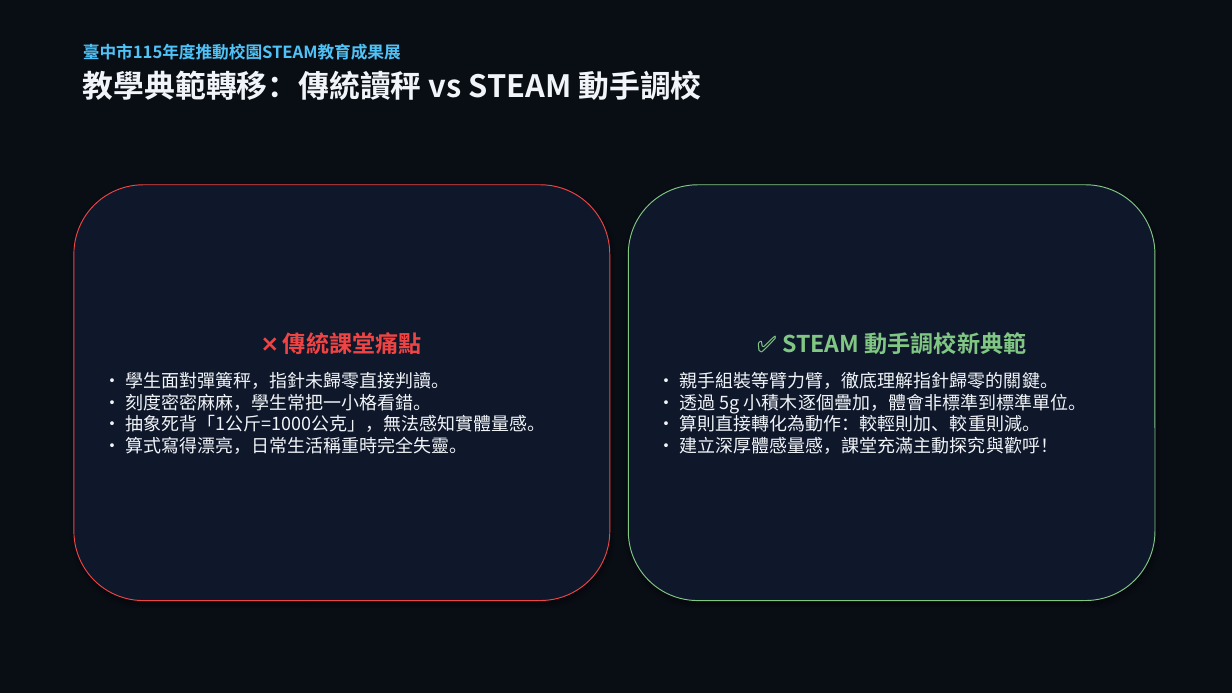
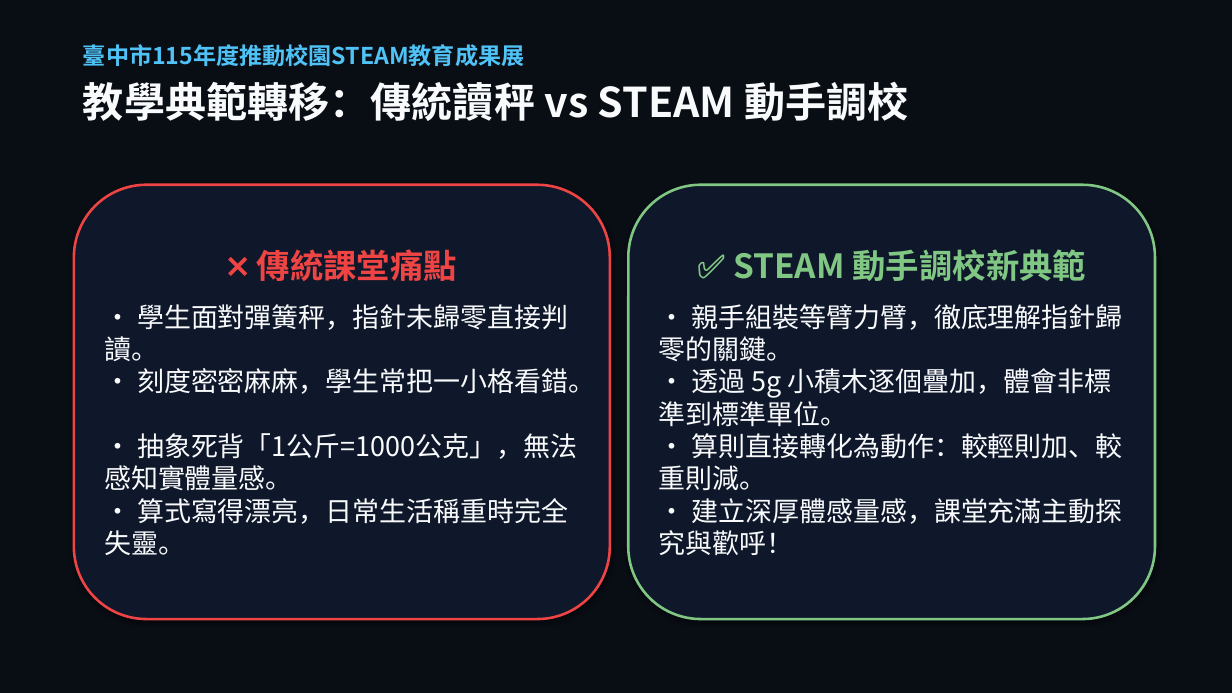
Before and after one commit to asc103138/steam-community-docs, a slide deck: slide 13 of 成果展繳交資料/臺中市梧棲區中正國小_STEAM成果展_5分鐘現場分享會簡報.pptx. Drawn at 1232x693 pixels with LibreOffice and Linux fonts; fonts in the diff are those of the drawing. Boxes give left, top, right and bottom in pixels: in the first picture for what was removed or moved away, otherwise in the second. Text is boxed around its words. In the diff, an @@ line names an element or a change of style, - is before the commit and + after.

Commit message:
feat: 簡報字體放大3倍超大字流呈現，並全面移除學生照片防範肖像權風險

```diff
--- a/成果展繳交資料/臺中市梧棲區中正國小_STEAM成果展_5分鐘現場分享會簡報.pptx
+++ b/成果展繳交資料/臺中市梧棲區中正國小_STEAM成果展_5分鐘現場分享會簡報.pptx
@@ text "臺中市115年度推動校園STEAM教育成果展" at [83, 44, 908, 121]: size 13 to 18 pt in "臺中市115年度推動校園STEAM教育成果展"; size 24 to 32 pt, text colour #F1F5F9 to #F8FAFC in "教學典範轉移：傳統讀秤 vs STEAM 動手調校"; more space between paragraphs @@
@@ rounded rectangle "❌ 傳統課堂痛點": place and size @@
-rounded rectangle "❌ 傳統課堂痛點" at [74, 185, 610, 601]
+rounded rectangle "❌ 傳統課堂痛點" at [74, 185, 610, 619]
@@ rounded rectangle "❌ 傳統課堂痛點" at [74, 185, 610, 619]: size 18 to 26 pt in "❌ 傳統課堂痛點"; size 14 to 21 pt, text colour #F1F5F9 to #F8FAFC; more space between paragraphs; outline #EF4444 0.75 pt to #EF4444 2 pt @@
@@ rounded rectangle "✅ STEAM 動手調校新典範": place and size @@
-rounded rectangle "✅ STEAM 動手調校新典範" at [628, 185, 1155, 601]
+rounded rectangle "✅ STEAM 動手調校新典範" at [628, 185, 1155, 619]
@@ rounded rectangle "✅ STEAM 動手調校新典範" at [628, 185, 1155, 619]: size 18 to 26 pt in "✅ STEAM 動手調校新典範"; size 14 to 21 pt, text colour #F1F5F9 to #F8FAFC in "• 親手組裝等臂力臂，徹底理解指針歸零的關鍵。 • 透過 5g 小積木逐個疊加，體會非標準到標準單位。 • ..."; more space between paragraphs; outline #81C784 0.75 pt to #81C784 2 pt @@
```
Also in this commit, not shown: 15 other slides changed, 3 other files.
